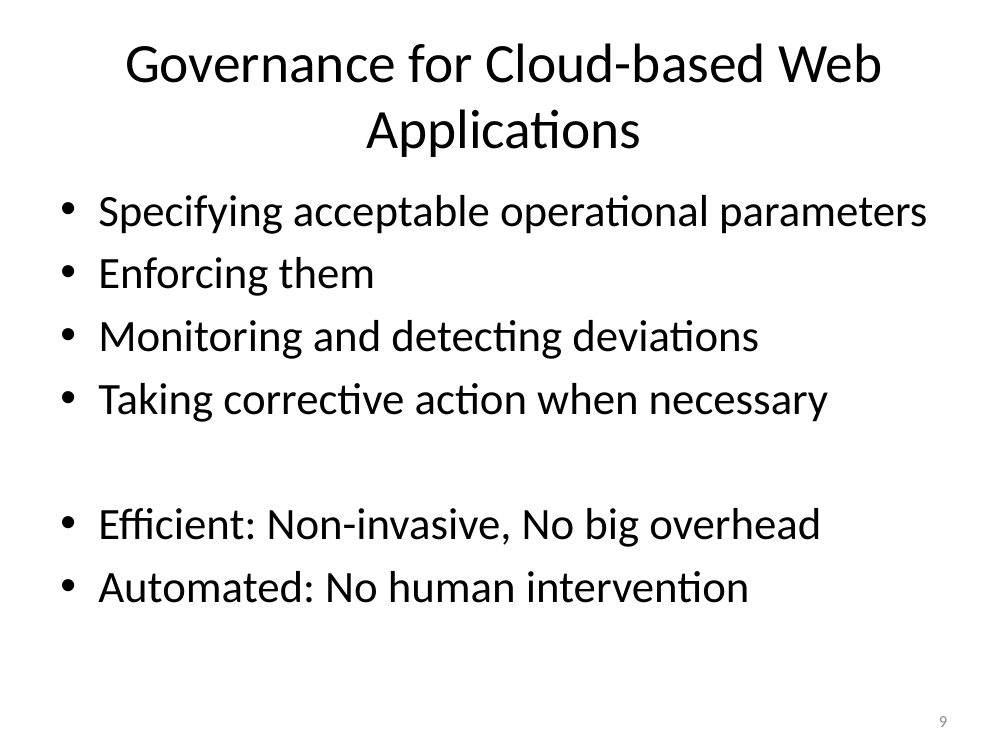
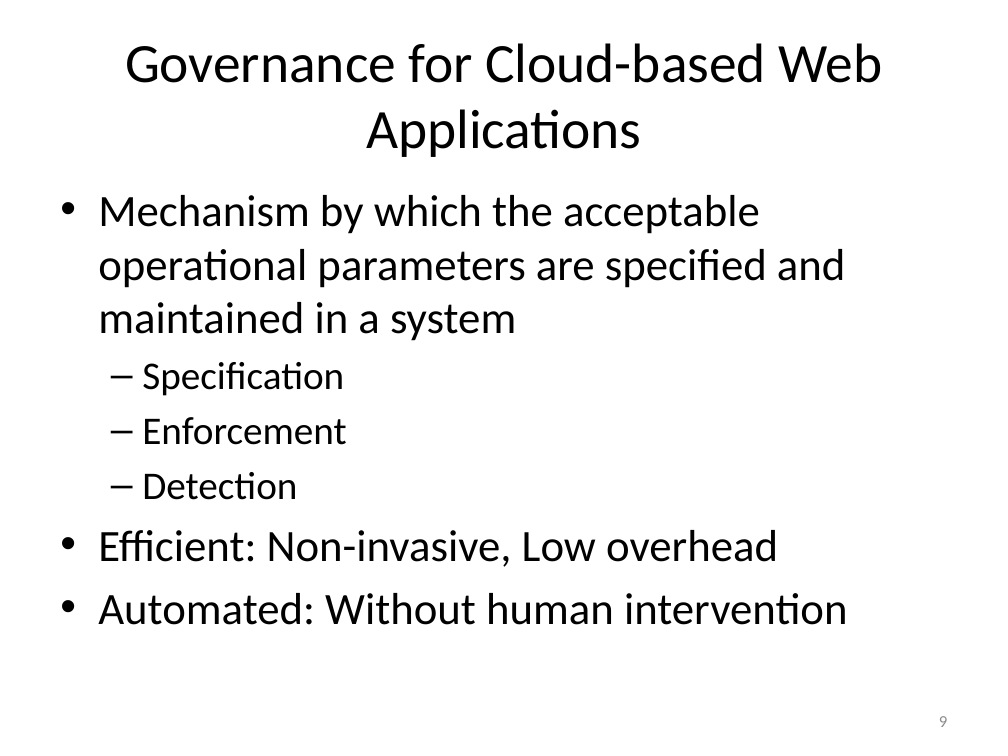
Before and after one commit to Dithn/eager-appscale, a slide deck: slide 9 of Eager/elk-experiment/appserver/system_design.pptx. Drawn at 1008x756 pixels with LibreOffice and Linux fonts; fonts in the diff are those of the drawing. Boxes give left, top, right and bottom in pixels: in the first picture for what was removed or moved away, otherwise in the second. Text is boxed around its words. In the diff, an @@ line names an element or a change of style, - is before the commit and + after.

```diff
--- a/Eager/elk-experiment/appserver/system_design.pptx
+++ b/Eager/elk-experiment/appserver/system_design.pptx
@@ text at <box>98,195,848,625</box>: text changed @@
-• Specifying acceptable operational parameters
-• Enforcing them
-• Monitoring and detecting deviations
-• Taking corrective action when necessary
-• Efficient: Non-invasive, No big overhead
-• Automated: No human intervention
+• Mechanism by which the acceptable operational parameters are specified and maintained in a system
+  – Specification
+  – Enforcement
+  – Detection
+• Efficient: Non-invasive, Low overhead
+• Automated: Without human intervention
```
Also in this commit, not shown: 9 other slides changed, 4 slides added.
